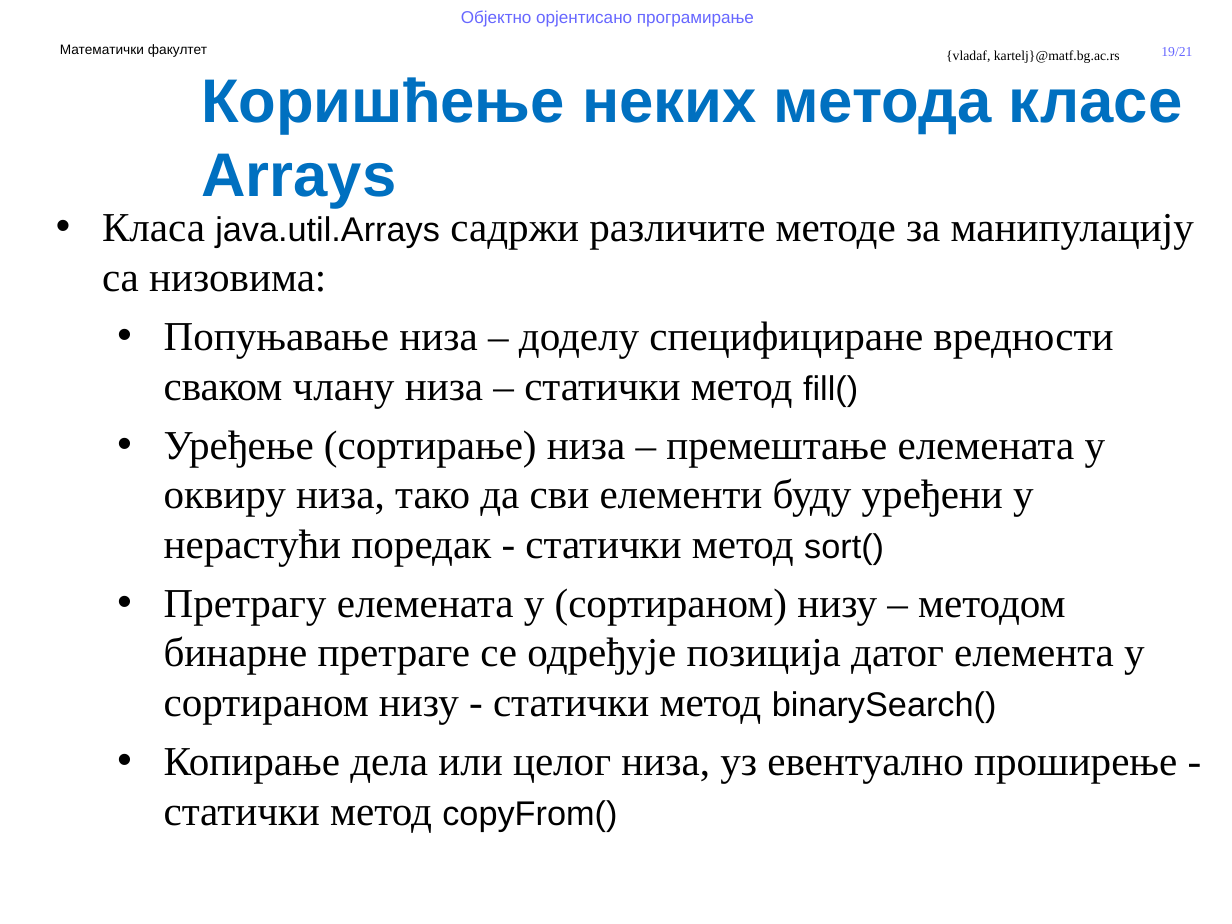
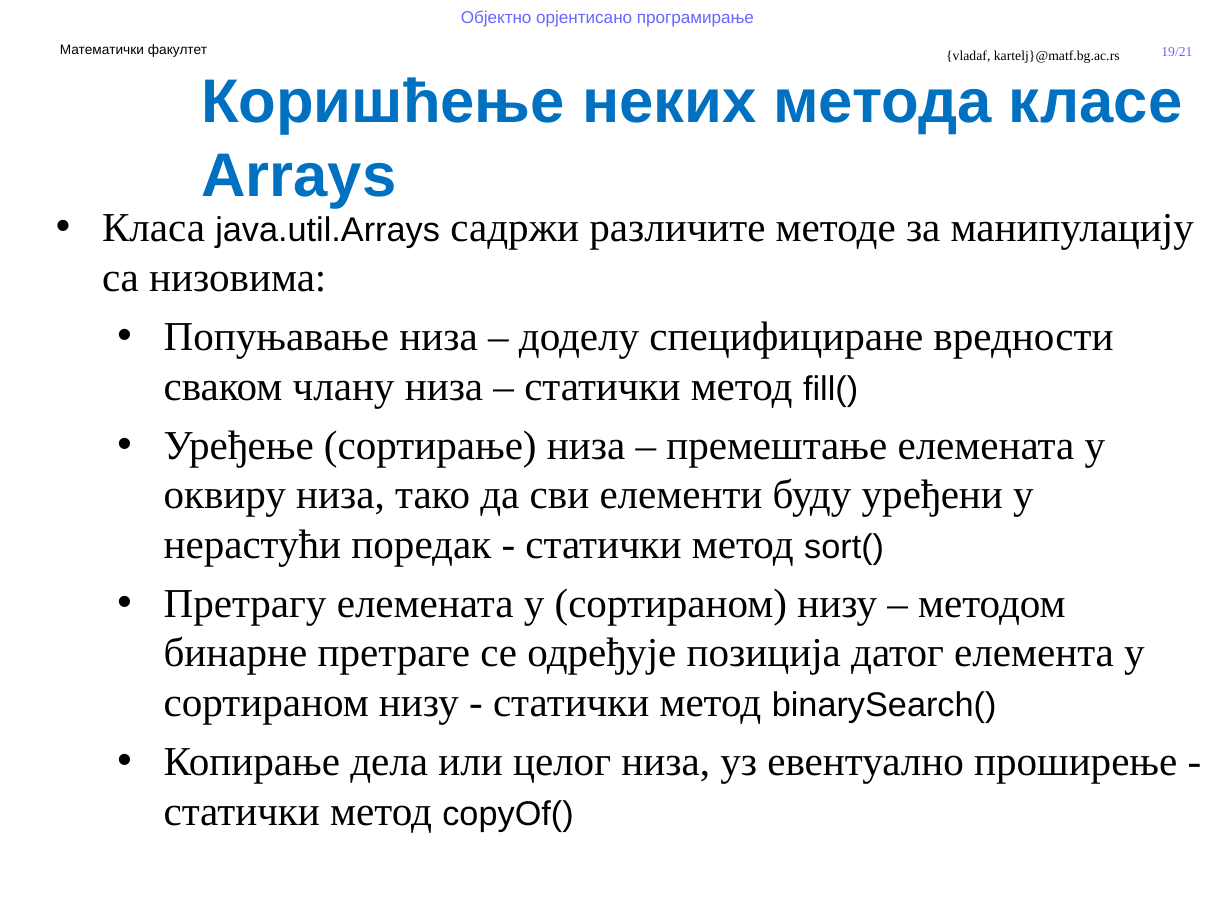
Before and after one commit to MatfOOP/OOP, a slide deck: slide 19 of predavanja/prezentacije/OOP08-Nizovi u Javi.pptx. Drawn at 1232x924 pixels with LibreOffice and Linux fonts; fonts in the diff are those of the drawing; background and template pictures are left out. Boxes give left, top, right and bottom in pixels: in the first picture for what was removed or moved away, otherwise in the second. Text is boxed around its words. In the diff, an @@ line names an element or a change of style, - is before the commit and + after.

```diff
--- a/predavanja/prezentacije/OOP08-Nizovi u Javi.pptx
+++ b/predavanja/prezentacije/OOP08-Nizovi u Javi.pptx
@@ text at box(164, 748, 1177, 832): text changed @@
-  • Копирање дела или целог низа, уз евентуално проширење - статички метод copyFrom()
+  • Копирање дела или целог низа, уз евентуално проширење - статички метод copyOf()
```
Also in this commit, not shown: 6 other files.
